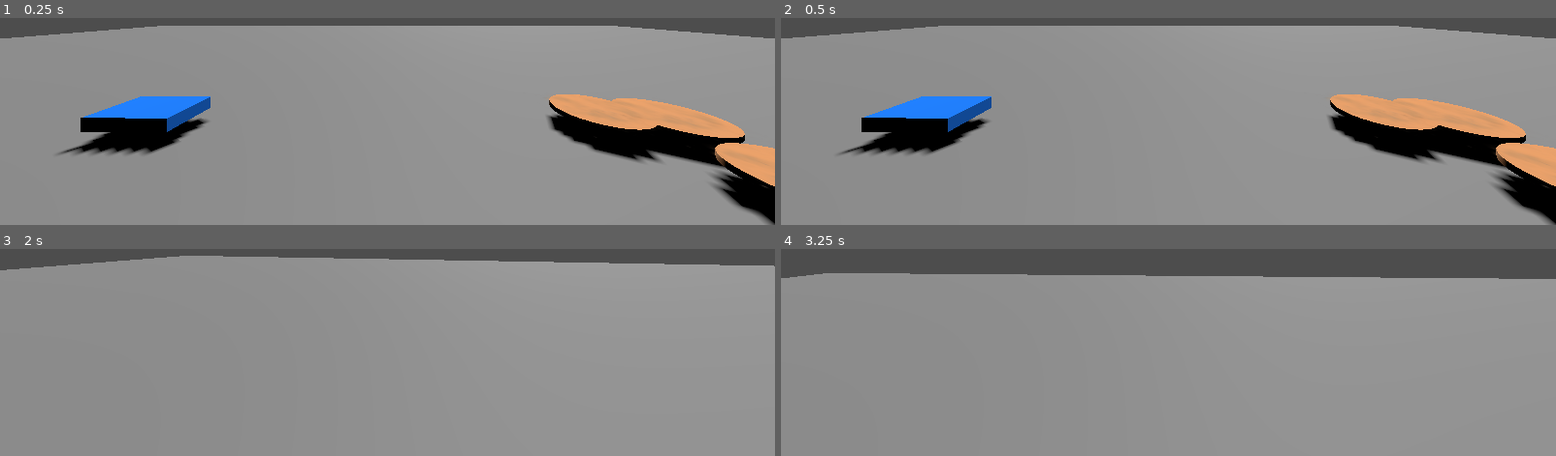
Above: before the commit, frames 1-4 (two rows, left to right).
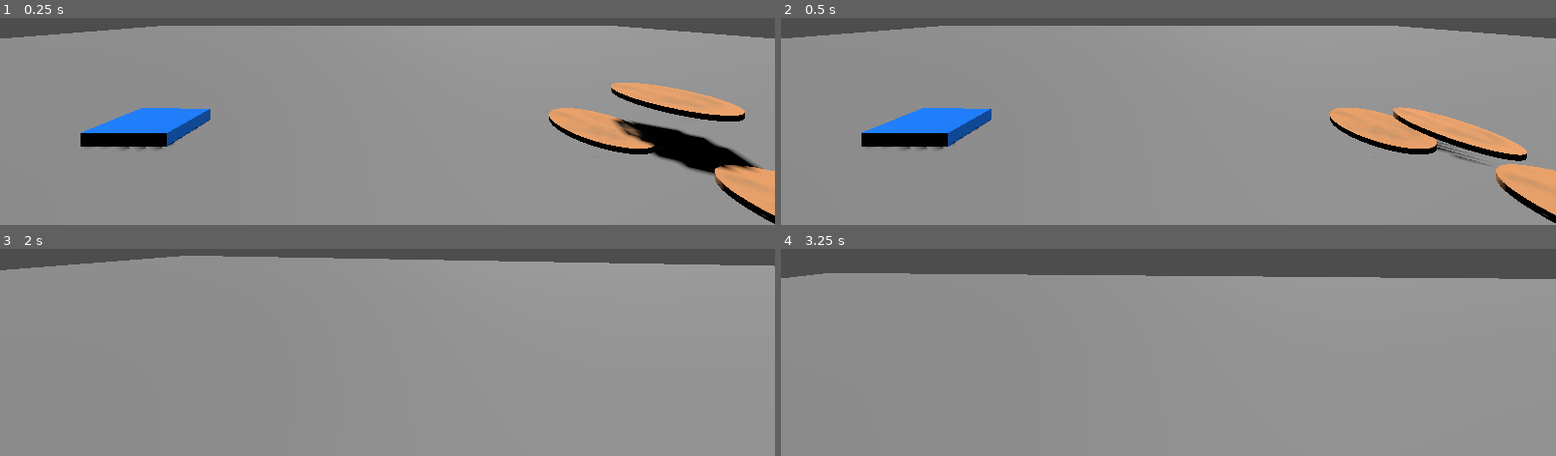
Above: after the commit, the same moments.

Repository: AKM372/STAR-Scholars-Project-2026
Game: Godot game, scene res://world.tscn
Two runs of this game, one before a commit and one after it. Both use one fixed random seed, a clock stepped at 60 frames per second and the inputs below.
Inputs (mouse positions are in pixels of both pictures, inside the frame that each line leads up to):
- Up to frame 1 (0.25 s): no input
- Up to frame 2 (0.5 s): no input
- Up to frame 3 (2 s): move the mouse to (outside the picture) at 0.52 s; hold F (interact) 0.53-1.28 s; hold Up (forward) from 0.53 s (still down); tap Space (jump) at 0.77, 1.52 s; move the mouse to (outside the picture) at 1.27 s; click (outside the picture) at 1.35 s
- Up to frame 4 (3.25 s): keep holding Up (forward); move the mouse to (outside the picture) at 2.02 s; hold F (interact) 2.03-2.78 s; move the mouse to (outside the picture) at 2.77 s; click (outside the picture) at 2.85 s; tap Space (jump) at 3.02 s

The runs differ from the first frame. In frame 1, 11% of the frame differs, in the area x 7-100%, y 4-100%; in frame 2, 8.8%; in frame 3, less than 0.1%; in frame 4, less than 0.1%.

Commit message:
Dish Drop sfx
There was a collision issue that was messing with the plate physics! found it and fixed it, as well as added a sfx that plays when the plate drops to the floor. the plates now flip and act according to gravity, making the game feel more real. the sound embodies the space more as well. this decision will hopefully add to the believablity of what i've made

Diff:
--- a/plate.tscn
+++ b/plate.tscn
@@ -1,7 +1,8 @@
-[gd_scene load_steps=8 format=4 uid="uid://36bodevpebph"]
+[gd_scene load_steps=9 format=4 uid="uid://36bodevpebph"]
 
 [ext_resource type="Script" uid="uid://bp58fokg7exlq" path="res://plate_script.gd" id="1_s5yhh"]
 [ext_resource type="Texture2D" uid="uid://ceadqrc7dxv61" path="res://Dirt-PNG-Image-HD.png" id="2_uw33f"]
+[ext_resource type="AudioStream" uid="uid://bptvv5ye5gyuk" path="res://sfx/dish_dropping.mp3" id="3_g4jty"]
 
 [sub_resource type="CylinderMesh" id="CylinderMesh_uw33f"]
 
@@ -28,9 +29,10 @@
 
 [node name="Plate" type="RigidBody3D"]
 top_level = true
+can_sleep = false
 freeze_mode = 1
 contact_monitor = true
-max_contacts_reported = 1
+max_contacts_reported = 8
 script = ExtResource("1_s5yhh")
 
 [node name="MeshInstance3D" type="MeshInstance3D" parent="."]
@@ -57,5 +59,14 @@
 transform = Transform3D(1, 0, 0, 0, -4.371139e-08, -1, 0, 1, -4.371139e-08, 0, 0, 0)
 shape = SubResource("BoxShape3D_uw33f")
 
+[node name="ImpactSound" type="AudioStreamPlayer3D" parent="."]
+stream = ExtResource("3_g4jty")
+
+[node name="GroundDetector" type="Area3D" parent="."]
+
+[node name="GroundDetectorCollision" type="CollisionShape3D" parent="GroundDetector"]
+shape = SubResource("CylinderShape3D_ffgcv")
+
 [connection signal="area_entered" from="Dirt/Area3D" to="." method="_on_area_3d_area_entered"]
 [connection signal="area_exited" from="Dirt/Area3D" to="." method="_on_area_3d_area_exited"]
+[connection signal="body_entered" from="GroundDetector" to="." method="_on_ground_detector_body_entered"]
--- a/plate_script.gd
+++ b/plate_script.gd
@@ -18,6 +18,9 @@
 var dirt_amount := 1.0       # actual cleanliness state, drops in discrete steps
 var displayed_dirt := 1.0    # what's shown, eases toward dirt_amount
 @export var fade_speed := 8.0
+
+#sfx
+@onready var impact_sound: AudioStreamPlayer3D = $ImpactSound
 
 func _ready():
 	#connects raycast to selection
@@ -47,9 +50,9 @@
 	if held:
 		return
 	elif selected:
-		plate.position.y = outlineWidth
+		outlineMesh.position.y = outlineWidth
 	else:
-		plate.position.y = 0
+		outlineMesh.position.y = 0
 
 
 func reduce_dirt(amount: float) -> void:
@@ -69,3 +72,8 @@
 func _on_area_3d_area_exited(area: Area3D) -> void:
 	if area.get_parent().is_in_group('sponge'):
 		sponge_touching = false
+
+func _on_ground_detector_body_entered(body: Node3D) -> void:
+	if linear_velocity.length() > 1.0 and body.is_in_group("world"):
+		impact_sound.play()
+		print('drop sound')
--- a/player.gd
+++ b/player.gd
@@ -139,14 +139,11 @@
 func _roll_glitch() -> void:
 	var random_float = randf()
 
-	if random_float < 0.5:
-		# 50% chance: nothing happens, plate stays put
+	if random_float < 0.8:
+		_start_glitch(glitch_min_radius, glitch_min_radius + 0.2)
+	elif random_float < 0.9:
 		pass
-	elif random_float < 0.8:
-		# 80% chance: mild drift
-		_start_glitch(glitch_min_radius, glitch_min_radius + 0.2)
 	else:
-		# 5% chance: bad drift
 		_start_glitch(glitch_min_radius + 0.2, glitch_max_radius)
 
 #defines the glitch offset
--- /dev/null
+++ b/sink.tscn
@@ -0,0 +1,34 @@
+[gd_scene load_steps=3 format=3 uid="uid://dy352ngswtmjc"]
+
+[ext_resource type="Script" uid="uid://ofutcl58k8m" path="res://player.gd" id="1_0f0hj"]
+
+[sub_resource type="CapsuleShape3D" id="CapsuleShape3D_onrkg"]
+
+[node name="player2" type="CharacterBody3D" groups=["player"]]
+script = ExtResource("1_0f0hj")
+
+[node name="CollisionShape3D" type="CollisionShape3D" parent="."]
+transform = Transform3D(1, 0, 0, 0, 1, 0, 0, 0, 1, 0, 1, 0)
+shape = SubResource("CapsuleShape3D_onrkg")
+
+[node name="Head" type="Node3D" parent="."]
+transform = Transform3D(1, 0, 0, 0, 1, 0, 0, 0, 1, 0, 1.6, 0)
+
+[node name="Camera3D" type="Camera3D" parent="Head"]
+fov = 88.616035
+
+[node name="RayCast3D" type="RayCast3D" parent="Head/Camera3D"]
+target_position = Vector3(0, 0, -2)
+collision_mask = 3
+
+[node name="HandMarker" type="Marker3D" parent="Head/Camera3D"]
+unique_name_in_owner = true
+transform = Transform3D(1, 0, 0, 0, 0.70710677, -0.70710677, 0, 0.70710677, 0.70710677, -0.42268106, -0.26660764, -0.84549886)
+
+[node name="SpongeMarker" type="Marker3D" parent="Head/Camera3D"]
+unique_name_in_owner = true
+transform = Transform3D(1, 0, 0, 0, 0.70710677, -0.70710677, 0, 0.70710677, 0.70710677, 0.62867326, -0.34486938, -0.60134983)
+
+[node name="ScrubMarker" type="Marker3D" parent="Head/Camera3D"]
+unique_name_in_owner = true
+transform = Transform3D(1, 0, 0, 0, 0.70710677, -0.70710677, 0, 0.70710677, 0.70710677, -0.3099671, -0.16427958, -0.9416443)
--- a/sponge_script.gd
+++ b/sponge_script.gd
@@ -24,8 +24,7 @@
 
 	if held:
 		return
-
 	if selected:
-		sponge.position.y = outlineWidth
+		outlineMesh.position.y = outlineWidth
 	else:
-		sponge.position.y = 0
+		outlineMesh.position.y = 0
--- a/world.tscn
+++ b/world.tscn
@@ -14,14 +14,14 @@
 transform = Transform3D(-0.8660254, -0.43301278, 0.25, 0, 0.49999997, 0.86602545, -0.50000006, 0.75, -0.43301266, 0, 0, 0)
 shadow_enabled = true
 
-[node name="Floor" type="StaticBody3D" parent="."]
+[node name="Floor" type="StaticBody3D" parent="." groups=["world"]]
 
-[node name="CollisionShape3D" type="CollisionShape3D" parent="Floor"]
-transform = Transform3D(40, 0, 0, 0, 0.5, 0, 0, 0, 40, 0, -0.5, 0)
+[node name="CollisionShape3D" type="CollisionShape3D" parent="Floor" groups=["world"]]
+transform = Transform3D(41, 0, 0, 0, 0.5, 0, 0, 0, 41, 0, -0.5, 0)
 shape = SubResource("BoxShape3D_gv5m4")
 debug_color = Color(0.12941177, 0.5137255, 0.7294118, 1)
 
-[node name="MeshInstance3D" type="MeshInstance3D" parent="Floor"]
+[node name="MeshInstance3D" type="MeshInstance3D" parent="Floor" groups=["world"]]
 transform = Transform3D(40, 0, 0, 0, 0.5, 0, 0, 0, 40, 0, -0.5, 0)
 mesh = SubResource("BoxMesh_f3sb7")
 
Not shown, added: sfx/dish_dropping.mp3.import
Not shown, added: sfx/sink_running.mp3.import
Not shown, changed: .DS_Store
Not shown, added: sfx/.DS_Store
Not shown, added: sfx/dish_dropping.mp3
Not shown, added: sfx/sink_running.mp3
